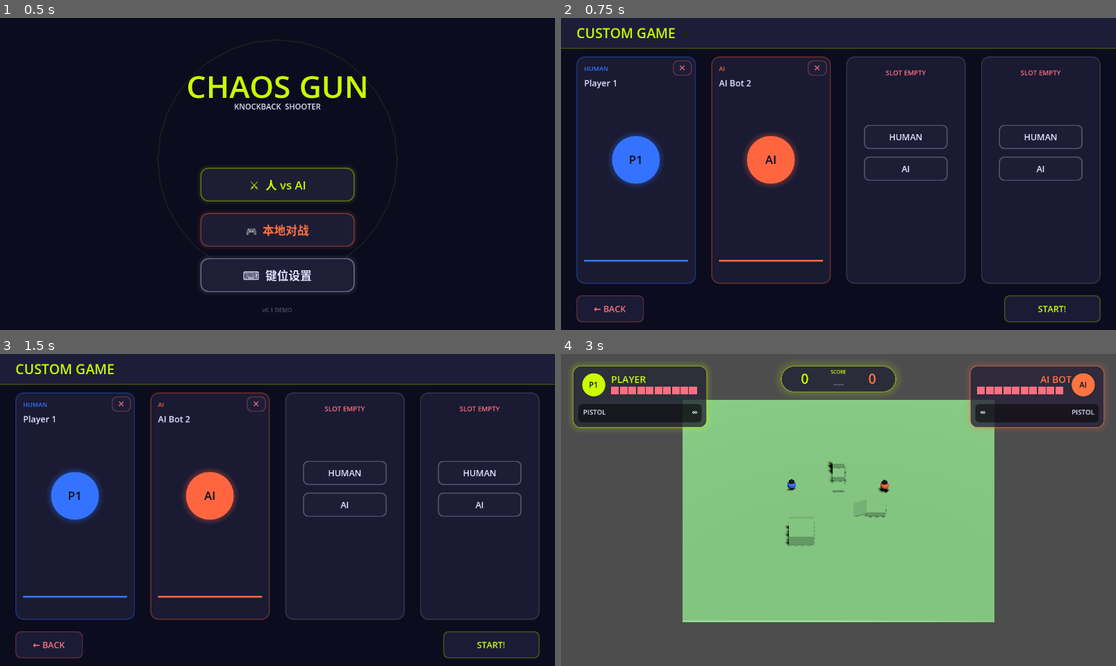
Above: before the commit, frames 1-4 (two rows, left to right).
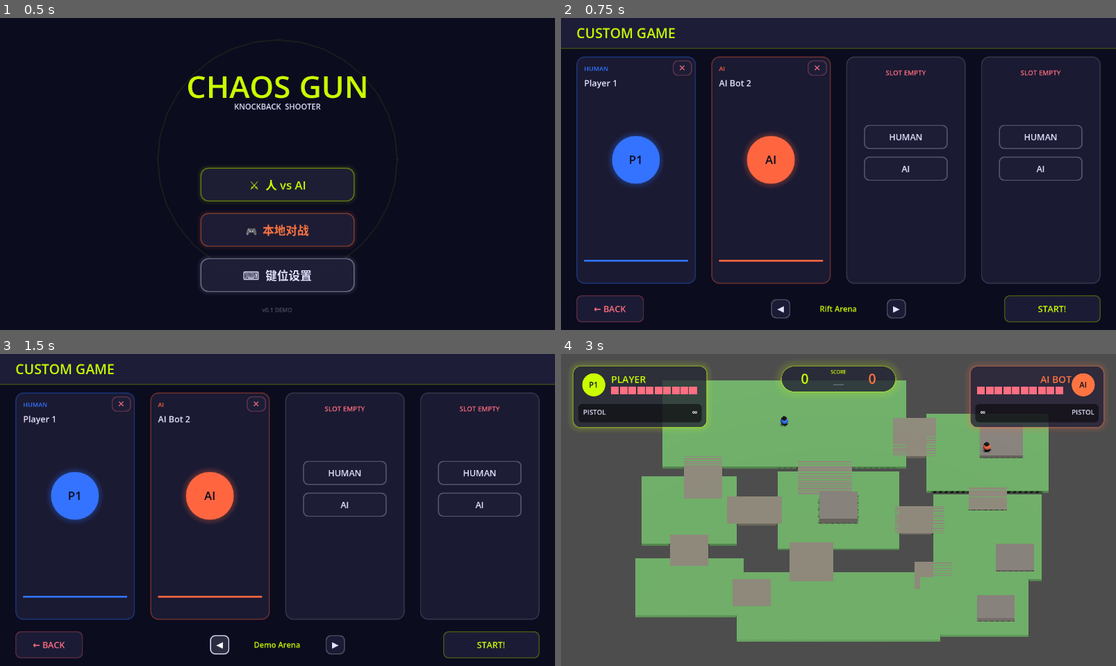
Above: after the commit, the same moments.

Repository: Dearaurora/ChaosGun-Portfolio
Game: Godot game, scene res://scenes/ui/main_menu.tscn
Two runs of this game, one before a commit and one after it. Both use one fixed random seed, a clock stepped at 60 frames per second and the inputs below.
Inputs (mouse positions are in pixels of both pictures, inside the frame that each line leads up to):
- Up to frame 1 (0.5 s): no input
- Up to frame 2 (0.75 s): click "🎮 本地对战" at 0.5 s
- Up to frame 3 (1.5 s): click (222, 644) at 1.25 s, where only the run after the commit has a clickable "◀"
- Up to frame 4 (3 s): click (894, 644) at 2 s, where only the run after the commit has a clickable "▶"; click "START!" at 2.75 s

Frame 1 is identical in both runs. In frame 2, 0.2% of the frame differs, in the area x 37-63%, y 90-97%; in frame 3, 0.4%; in frame 4, 38%, in the area x 13-88%, y 8-93%.

Commit message:
裂隙地图V3+AI射线地形检测+地图选择器

Diff:
--- /dev/null
+++ b/scenes/maps/rift_arena.tscn
@@ -0,0 +1,220 @@
+[gd_scene load_steps=6 format=3]
+
+[ext_resource type="Script" path="res://scripts/maps/battle_arena.gd" id="1_battle"]
+[ext_resource type="Script" uid="uid://dwlowsr7w2nod" path="res://scripts/weapons/weapon_spawner.gd" id="2_spawner"]
+[ext_resource type="Script" path="res://scripts/ui/pause_menu.gd" id="3_pause"]
+
+[sub_resource type="StandardMaterial3D" id="mat_grass"]
+albedo_color = Color(0.45, 0.72, 0.42, 1)
+roughness = 0.9
+
+[sub_resource type="StandardMaterial3D" id="mat_stone"]
+albedo_color = Color(0.55, 0.53, 0.50, 1)
+roughness = 0.95
+
+[sub_resource type="StandardMaterial3D" id="mat_path"]
+albedo_color = Color(0.58, 0.56, 0.50, 1)
+roughness = 0.88
+
+[node name="BattleArena" type="Node3D"]
+script = ExtResource("1_battle")
+
+[node name="DirectionalLight3D" type="DirectionalLight3D" parent="."]
+transform = Transform3D(0.8660254, -0.43301272, 0.24999999, 0, 0.49999997, 0.86602545, -0.5, -0.75, 0.43301266, 0, 100, 0)
+shadow_enabled = true
+
+[node name="GlobalCamera" type="Camera3D" parent="."]
+transform = Transform3D(1, 0, 0, 0, 0.70710677, 0.70710677, 0, -0.70710677, 0.70710677, 0, 80, 80)
+projection = 1
+current = true
+size = 115.0
+
+;; ================================================================
+;;  地图布局（俯视）—— 不规则大陆 + 裂隙切入
+;;
+;;  参考图分析：一整块有机形状的大陆地，被几条裂隙从边缘切入，
+;;  形成蜿蜒的走廊和开阔的战斗区域。不是对称的，不是离散岛屿。
+;;
+;;  设计原则：用大块重叠平台拼接，走廊部分较窄（12-18单位），
+;;  战斗区域宽阔（40-50单位），裂隙是"没有几何体的空白区域"。
+;;
+;;     ┌─────── 北区 ────────────┐
+;;     │                          ├─ NE区
+;;     │         ┌裂隙┐          │
+;;     ├走廊┤ ╳  ├走廊┤
+;;   西区   │         │        东区
+;;     │    └裂隙┘    │          │
+;;     ├走廊┤    ├走廊┤
+;;     │         ╳裂隙╳          │
+;;   SW区   │     南区     │  SE区
+;;     └────┴─────────────┴─────┘
+;;
+;;  ╳ = 裂隙交叉点（无地面，可坠落）
+;; ================================================================
+
+[node name="Terrain" type="Node3D" parent="."]
+
+;; ==================== 主要区域 ====================
+
+;; 北区 —— 大型作战平台（偏左）
+[node name="Area_North" type="CSGBox3D" parent="Terrain"]
+transform = Transform3D(1, 0, 0, 0, 1, 0, 0, 0, 1, -20, -0.5, -45)
+use_collision = true
+size = Vector3(90, 1, 45)
+material = SubResource("mat_grass")
+
+;; 东北区 —— 中型平台
+[node name="Area_NE" type="CSGBox3D" parent="Terrain"]
+transform = Transform3D(1, 0, 0, 0, 1, 0, 0, 0, 1, 55, -0.5, -30)
+use_collision = true
+size = Vector3(45, 1, 40)
+material = SubResource("mat_grass")
+
+;; 东北高台
+[node name="Area_NE_HighGround" type="CSGBox3D" parent="Terrain"]
+transform = Transform3D(1, 0, 0, 0, 1, 0, 0, 0, 1, 60, 0.5, -35)
+use_collision = true
+size = Vector3(16, 2, 16)
+material = SubResource("mat_stone")
+
+;; 中央区 —— 核心交战区
+[node name="Area_Center" type="CSGBox3D" parent="Terrain"]
+transform = Transform3D(1, 0, 0, 0, 1, 0, 0, 0, 1, 0, -0.5, 0)
+use_collision = true
+size = Vector3(45, 1, 40)
+material = SubResource("mat_grass")
+
+;; 中央塔台
+[node name="Area_Center_Tower" type="CSGBox3D" parent="Terrain"]
+transform = Transform3D(1, 0, 0, 0, 1, 0, 0, 0, 1, 0, 1, 0)
+use_collision = true
+size = Vector3(14, 3, 14)
+material = SubResource("mat_stone")
+
+;; 西区 —— 狭长的西侧通道
+[node name="Area_West" type="CSGBox3D" parent="Terrain"]
+transform = Transform3D(1, 0, 0, 0, 1, 0, 0, 0, 1, -55, -0.5, 0)
+use_collision = true
+size = Vector3(35, 1, 35)
+material = SubResource("mat_grass")
+
+;; 东区 —— 东侧开阔区
+[node name="Area_East" type="CSGBox3D" parent="Terrain"]
+transform = Transform3D(1, 0, 0, 0, 1, 0, 0, 0, 1, 55, -0.5, 14)
+use_collision = true
+size = Vector3(40, 1, 44)
+material = SubResource("mat_grass")
+
+;; 东区台阶
+[node name="Area_East_Step" type="CSGBox3D" parent="Terrain"]
+transform = Transform3D(1, 0, 0, 0, 1, 0, 0, 0, 1, 65, 0, 25)
+use_collision = true
+size = Vector3(14, 1, 14)
+material = SubResource("mat_stone")
+
+;; 西南区
+[node name="Area_SW" type="CSGBox3D" parent="Terrain"]
+transform = Transform3D(1, 0, 0, 0, 1, 0, 0, 0, 1, -55, -0.5, 40)
+use_collision = true
+size = Vector3(40, 1, 30)
+material = SubResource("mat_grass")
+
+;; 南区 —— 南侧大平台
+[node name="Area_South" type="CSGBox3D" parent="Terrain"]
+transform = Transform3D(1, 0, 0, 0, 1, 0, 0, 0, 1, 0, -0.5, 50)
+use_collision = true
+size = Vector3(75, 1, 35)
+material = SubResource("mat_grass")
+
+;; 东南区
+[node name="Area_SE" type="CSGBox3D" parent="Terrain"]
+transform = Transform3D(1, 0, 0, 0, 1, 0, 0, 0, 1, 50, -0.5, 50)
+use_collision = true
+size = Vector3(40, 1, 30)
+material = SubResource("mat_grass")
+
+;; SE高台
+[node name="Area_SE_HighGround" type="CSGBox3D" parent="Terrain"]
+transform = Transform3D(1, 0, 0, 0, 1, 0, 0, 0, 1, 58, 0.5, 52)
+use_collision = true
+size = Vector3(14, 2, 12)
+material = SubResource("mat_stone")
+
+;; ==================== 走廊（连接区域，确保无断点） ====================
+;; 每条走廊两端都与相邻区域重叠至少5单位
+
+;; C1: 北区 → 中央（裂隙两侧的通道）
+[node name="Corridor_North_to_Center" type="CSGBox3D" parent="Terrain"]
+transform = Transform3D(1, 0, 0, 0, 1, 0, 0, 0, 1, -5, -0.5, -17)
+use_collision = true
+size = Vector3(20, 1, 18)
+material = SubResource("mat_path")
+
+;; C2: 北区 → 东北
+[node name="Corridor_North_to_NE" type="CSGBox3D" parent="Terrain"]
+transform = Transform3D(1, 0, 0, 0, 1, 0, 0, 0, 1, 28, -0.5, -38)
+use_collision = true
+size = Vector3(16, 1, 20)
+material = SubResource("mat_path")
+
+;; C3: 中央 → 西区
+[node name="Corridor_Center_to_West" type="CSGBox3D" parent="Terrain"]
+transform = Transform3D(1, 0, 0, 0, 1, 0, 0, 0, 1, -31, -0.5, 0)
+use_collision = true
+size = Vector3(20, 1, 14)
+material = SubResource("mat_path")
+
+;; C4: 中央 → 东区
+[node name="Corridor_Center_to_East" type="CSGBox3D" parent="Terrain"]
+transform = Transform3D(1, 0, 0, 0, 1, 0, 0, 0, 1, 30, -0.5, 5)
+use_collision = true
+size = Vector3(18, 1, 14)
+material = SubResource("mat_path")
+
+;; C5: 中央 → 南区 / 西南区（偏左通道）
+[node name="Corridor_Center_to_South" type="CSGBox3D" parent="Terrain"]
+transform = Transform3D(1, 0, 0, 0, 1, 0, 0, 0, 1, -10, -0.5, 27)
+use_collision = true
+size = Vector3(16, 1, 20)
+material = SubResource("mat_path")
+
+;; C6: 西区 → 西南区
+[node name="Corridor_West_to_SW" type="CSGBox3D" parent="Terrain"]
+transform = Transform3D(1, 0, 0, 0, 1, 0, 0, 0, 1, -55, -0.5, 21)
+use_collision = true
+size = Vector3(14, 1, 16)
+material = SubResource("mat_path")
+
+;; C7: 东区 → 南区/东南
+[node name="Corridor_East_to_South" type="CSGBox3D" parent="Terrain"]
+transform = Transform3D(1, 0, 0, 0, 1, 0, 0, 0, 1, 35, -0.5, 34)
+use_collision = true
+size = Vector3(14, 1, 14)
+material = SubResource("mat_path")
+
+;; C8: 东北 → 东区
+[node name="Corridor_NE_to_East" type="CSGBox3D" parent="Terrain"]
+transform = Transform3D(1, 0, 0, 0, 1, 0, 0, 0, 1, 55, -0.5, -6)
+use_collision = true
+size = Vector3(14, 1, 12)
+material = SubResource("mat_path")
+
+;; C9: 西南 → 南区
+[node name="Corridor_SW_to_South" type="CSGBox3D" parent="Terrain"]
+transform = Transform3D(1, 0, 0, 0, 1, 0, 0, 0, 1, -32, -0.5, 43)
+use_collision = true
+size = Vector3(14, 1, 14)
+material = SubResource("mat_path")
+
+;; C10: 北区 → 西区（西北通道）
+[node name="Corridor_North_to_West" type="CSGBox3D" parent="Terrain"]
+transform = Transform3D(1, 0, 0, 0, 1, 0, 0, 0, 1, -50, -0.5, -17)
+use_collision = true
+size = Vector3(14, 1, 22)
+material = SubResource("mat_path")
+
+[node name="WeaponSpawner" type="Node" parent="."]
+script = ExtResource("2_spawner")
+
+[node name="PauseMenu" type="CanvasLayer" parent="."]
+script = ExtResource("3_pause")
--- a/scripts/globals/game_config.gd
+++ b/scripts/globals/game_config.gd
@@ -15,10 +15,14 @@
 @export var respawn_delay: float = 0.0
 @export var invincible_duration: float = 3.0
 @export var respawn_points: Array[Vector3] = [
-	Vector3(25, 0.5, 25),
-	Vector3(-25, 0.5, 25),
-	Vector3(25, 0.5, -25),
-	Vector3(-25, 0.5, -25),
+	Vector3(-20, 0.5, -45),
+	Vector3(55, 0.5, -30),
+	Vector3(0, 0.5, 0),
+	Vector3(-55, 0.5, 0),
+	Vector3(55, 0.5, 14),
+	Vector3(-55, 0.5, 40),
+	Vector3(0, 0.5, 50),
+	Vector3(50, 0.5, 50),
 ]
 
 # 武器刷新控制
--- a/scripts/globals/match_config.gd
+++ b/scripts/globals/match_config.gd
@@ -18,6 +18,18 @@
 ## P1/P2 的输入前缀映射
 var INPUT_PREFIXES: Array = ["p1_", "p2_", "", ""]
 
+## 可选地图列表 [显示名, 场景路径]
+var MAPS: Array = [
+	["Rift Arena", "res://scenes/maps/rift_arena.tscn"],
+	["Demo Arena", "res://scenes/maps/battle_arena.tscn"],
+]
+
+## 当前选择的地图索引
+var selected_map_index: int = 0
+
+func get_selected_map_path() -> String:
+	return MAPS[selected_map_index][1]
+
 ## 获取活跃槽位数量
 func get_active_count() -> int:
 	var count := 0
--- a/scripts/maps/battle_arena.gd
+++ b/scripts/maps/battle_arena.gd
@@ -8,10 +8,10 @@
 
 ## 出生点（最多 4 个）
 var SPAWN_POINTS := [
-	Vector3(-15, 0.5, -10),
-	Vector3(15, 0.5, -10),
-	Vector3(-15, 0.5, 10),
-	Vector3(15, 0.5, 10),
+	Vector3(-20, 0.5, -45),    # 北区
+	Vector3(55, 0.5, -30),     # 东北区
+	Vector3(-55, 0.5, 40),     # 西南区
+	Vector3(50, 0.5, 50),      # 东南区
 ]
 
 var _characters: Array = []
--- a/scripts/player/ai_character.gd
+++ b/scripts/player/ai_character.gd
@@ -118,6 +118,10 @@
 	to_dest.y = 0
 	if to_dest.length() < 3.0:
 		_pick_patrol_dest()
+	# 前方悬崖检测：如果前进方向没有地面，换目的地
+	if not _has_ground_ahead(to_dest.normalized(), 5.0):
+		_pick_patrol_dest()
+		return Vector3.ZERO
 	return to_dest.normalized() * patrol_speed
 
 func _do_chase(_delta: float) -> Vector3:
@@ -126,6 +130,14 @@
 		return Vector3.ZERO
 	var to_target = _target.global_position - global_position
 	to_target.y = 0
+	# 追击时检测前方是否有地面，没有就停下来射击或巡逻
+	if not _has_ground_ahead(to_target.normalized(), 5.0):
+		if _target is BaseCharacter:
+			_state = State.SHOOT  # 对面在裂隙另一边，站着打
+		else:
+			_state = State.PATROL
+			_pick_patrol_dest()
+		return Vector3.ZERO
 	_face_direction(to_target.normalized())
 	return to_target.normalized() * GameConfig.character_speed
 
@@ -156,11 +168,22 @@
 	return Vector3.ZERO  # 射击时站定
 
 func _do_flee_edge(_delta: float) -> Vector3:
-	# 向地图中心跑
-	var to_center = -global_position
-	to_center.y = 0
-	_face_direction(to_center.normalized())
-	return to_center.normalized() * GameConfig.character_speed
+	# 寻找有地面的安全方向后退，而不是盲目跑向原点
+	var best_dir := Vector3.ZERO
+	var best_dist := 0.0
+	# 测试 8 个方向，选择地面最远的方向
+	for i in range(8):
+		var angle = i * (PI / 4.0)
+		var test_dir = Vector3(cos(angle), 0, sin(angle))
+		var check_dist = _get_ground_distance(test_dir)
+		if check_dist > best_dist:
+			best_dist = check_dist
+			best_dir = test_dir
+	if best_dir.length() < 0.1:
+		# 四面楚歌，站着不动
+		return Vector3.ZERO
+	_face_direction(best_dir)
+	return best_dir * GameConfig.character_speed
 
 func _respawn() -> void:
 	super._respawn()
@@ -207,18 +230,47 @@
 	return null
 
 func _pick_patrol_dest() -> void:
-	# 随机选择地图中心区域的一个点
-	var range_val = GameConfig.map_half_size * 0.5  # 在地图中心 50% 区域巡逻
-	_patrol_dest = Vector3(
-		randf_range(-range_val, range_val),
-		0.5,
-		randf_range(-range_val, range_val)
-	)
+	# 从重生点列表中随机选一个作为巡逻目的地（保证目的地有地面）
+	var points = GameConfig.respawn_points
+	if points.is_empty():
+		_patrol_dest = global_position
+		return
+	# 尝试几次，优先选离自己有一定距离的点
+	var best_point := points.pick_random()
+	for _i in range(3):
+		var candidate: Vector3 = points.pick_random()
+		var d = global_position.distance_to(candidate)
+		if d > 20.0:
+			best_point = candidate
+			break
+	_patrol_dest = best_point
 
 func _is_self_near_edge() -> bool:
-	var x_edge = abs(global_position.x) > GameConfig.map_half_size - EDGE_SAFE_DIST
-	var z_edge = abs(global_position.z) > GameConfig.map_half_size - EDGE_SAFE_DIST
-	return x_edge or z_edge
+	# 用射线检测：检查四个方向，任一方向 EDGE_SAFE_DIST 内没有地面即为边缘
+	var directions = [Vector3.FORWARD, Vector3.BACK, Vector3.LEFT, Vector3.RIGHT]
+	for dir in directions:
+		if not _has_ground_ahead(dir, EDGE_SAFE_DIST):
+			return true
+	return false
+
+## 检测指定方向 dist 距离处是否有地面
+func _has_ground_ahead(dir: Vector3, dist: float) -> bool:
+	var space_state = get_world_3d().direct_space_state
+	var check_pos = global_position + dir * dist + Vector3.UP * 2.0
+	var query = PhysicsRayQueryParameters3D.create(check_pos, check_pos + Vector3.DOWN * 10.0)
+	query.exclude = [get_rid()]
+	var result = space_state.intersect_ray(query)
+	return not result.is_empty()
+
+## 获取指定方向上连续有地面的最远距离
+func _get_ground_distance(dir: Vector3) -> float:
+	var max_dist := 0.0
+	for step in [4.0, 8.0, 12.0, 20.0, 30.0]:
+		if _has_ground_ahead(dir, step):
+			max_dist = step
+		else:
+			break
+	return max_dist
 
 func _on_weapon_switched(weapon_data: WeaponData) -> void:
 	var visual = get_visual()
--- a/scripts/ui/character_select.gd
+++ b/scripts/ui/character_select.gd
@@ -21,6 +21,7 @@
 
 # 每个槽位的状态
 var _slots: Array = []
+var _map_label: Label = null
 
 func _ready() -> void:
 	# 初始化时从 MatchConfig 读取
@@ -73,6 +74,28 @@
 	var back_btn = _create_btn("← BACK", COL_HEART, 32, bottom_y, 140, 56)
 	back_btn.pressed.connect(_on_back)
 	add_child(back_btn)
+
+	# 地图选择器（居中）
+	var map_center_x: float = vp.x / 2.0
+	var map_btn_w := 40.0
+
+	var map_prev = _create_btn("◀", COL_TEXT, map_center_x - 140, bottom_y + 8, map_btn_w, map_btn_w)
+	map_prev.pressed.connect(_on_map_prev)
+	add_child(map_prev)
+
+	_map_label = Label.new()
+	_map_label.text = MatchConfig.MAPS[MatchConfig.selected_map_index][0]
+	_map_label.position = Vector2(map_center_x - 90, bottom_y)
+	_map_label.size = Vector2(180, 56)
+	_map_label.add_theme_font_size_override("font_size", 16)
+	_map_label.add_theme_color_override("font_color", COL_PRIMARY)
+	_map_label.horizontal_alignment = HORIZONTAL_ALIGNMENT_CENTER
+	_map_label.vertical_alignment = VERTICAL_ALIGNMENT_CENTER
+	add_child(_map_label)
+
+	var map_next = _create_btn("▶", COL_TEXT, map_center_x + 100, bottom_y + 8, map_btn_w, map_btn_w)
+	map_next.pressed.connect(_on_map_next)
+	add_child(map_next)
 
 	# START 按钮
 	var start_btn = _create_btn("START!", COL_PRIMARY, vp.x - 200 - 32, bottom_y, 200, 56)
@@ -266,4 +289,12 @@
 
 	# 写入全局配置
 	MatchConfig.slots = _slots.duplicate()
-	get_tree().change_scene_to_file("res://scenes/maps/battle_arena.tscn")
+	get_tree().change_scene_to_file(MatchConfig.get_selected_map_path())
+
+func _on_map_prev() -> void:
+	MatchConfig.selected_map_index = (MatchConfig.selected_map_index - 1 + MatchConfig.MAPS.size()) % MatchConfig.MAPS.size()
+	_map_label.text = MatchConfig.MAPS[MatchConfig.selected_map_index][0]
+
+func _on_map_next() -> void:
+	MatchConfig.selected_map_index = (MatchConfig.selected_map_index + 1) % MatchConfig.MAPS.size()
+	_map_label.text = MatchConfig.MAPS[MatchConfig.selected_map_index][0]
